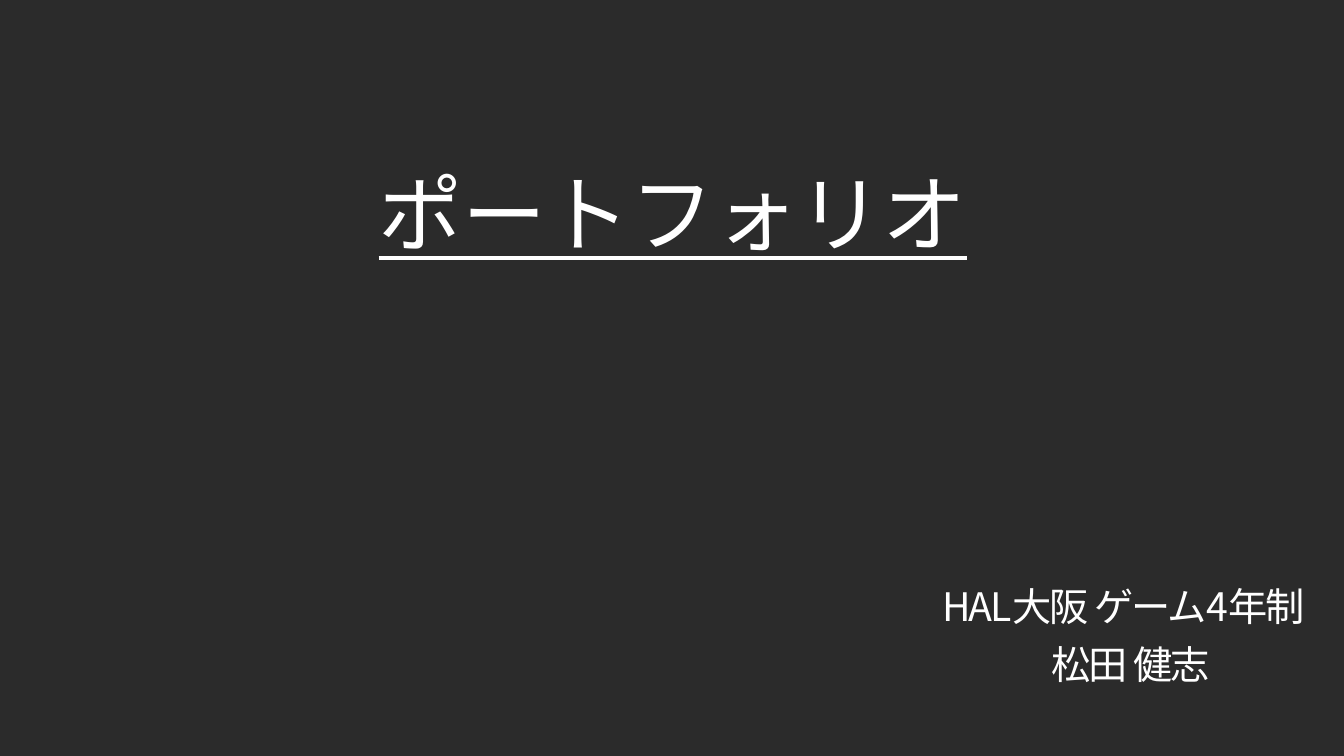
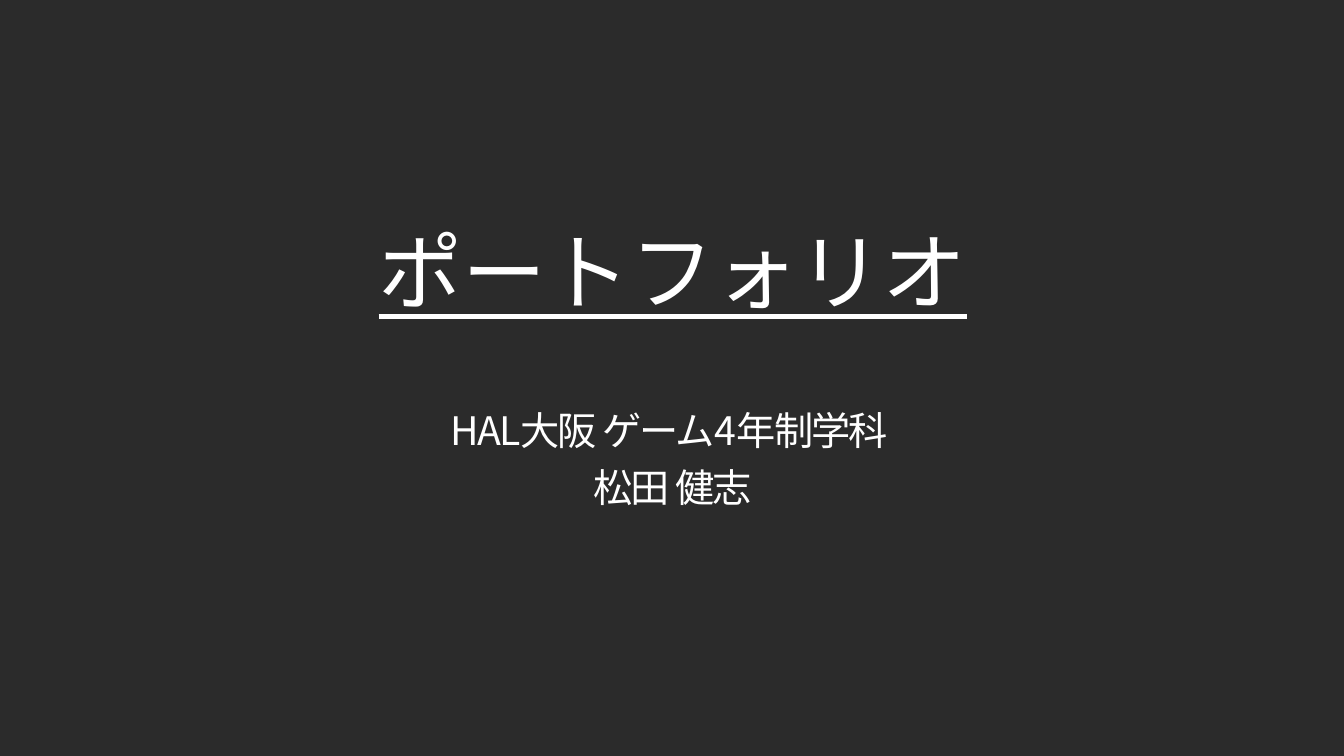
Before and after one commit to Takeshi0106/Action_Game, a slide deck: slide 1 of ポートフォリオ.pptx. Drawn at 1344x756 pixels with LibreOffice and Linux fonts; fonts in the diff are those of the drawing; background and template pictures are left out; a plain dark background stands for a picture behind light text. Boxes give left, top, right and bottom in pixels: in the first picture for what was removed or moved away, otherwise in the second. Text is boxed around its words. In the diff, an @@ line names an element or a change of style, - is before the commit and + after.

```diff
--- a/ポートフォリオ.pptx
+++ b/ポートフォリオ.pptx
@@ title "ポートフォリオ": place and size @@
-title "ポートフォリオ" at bbox=[379, 173, 967, 260]
+title "ポートフォリオ" at bbox=[379, 231, 967, 319]
@@ text "HAL大阪 ゲーム4年制学科": place and size @@
-text "HAL大阪 ゲーム4年制学科" at bbox=[942, 588, 1305, 682]
+text "HAL大阪 ゲーム4年制学科" at bbox=[450, 412, 888, 505]
@@ text at bbox=[450, 412, 888, 448]: text changed @@
-HAL大阪 ゲーム4年制
+HAL大阪 ゲーム4年制学科
```
Also in this commit, not shown: 2 other slides changed, 4 slides added, 2 slides removed, 2 other files.
